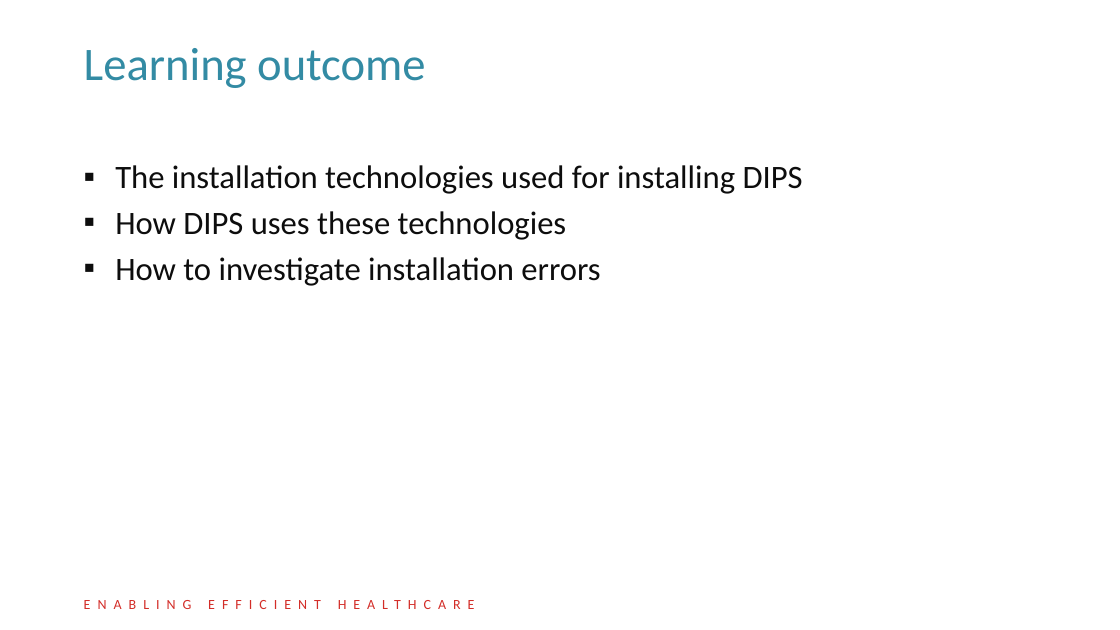
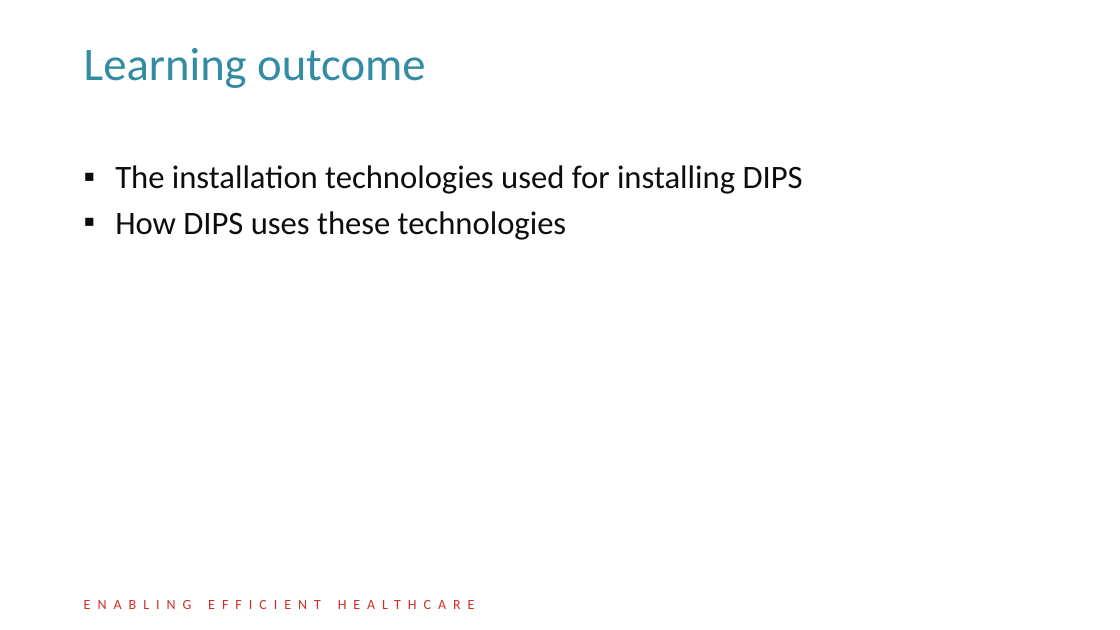
Before and after one commit to DIPSAS/InstallationTech, a slide deck: slide 2 of presentation/InstallationCourse.pptx. Drawn at 1120x630 pixels with LibreOffice and Linux fonts; fonts in the diff are those of the drawing; background and template pictures are left out. Boxes give left, top, right and bottom in pixels: in the first picture for what was removed or moved away, otherwise in the second. Text is boxed around its words. In the diff, an @@ line names an element or a change of style, - is before the commit and + after.

```diff
--- a/presentation/InstallationCourse.pptx
+++ b/presentation/InstallationCourse.pptx
@@ text at (x1=115, y1=257, x2=600, y2=286): paragraph removed @@
-▪ How to investigate installation errors
```
Also in this commit, not shown: 6 other slides changed, 1 slide added.
